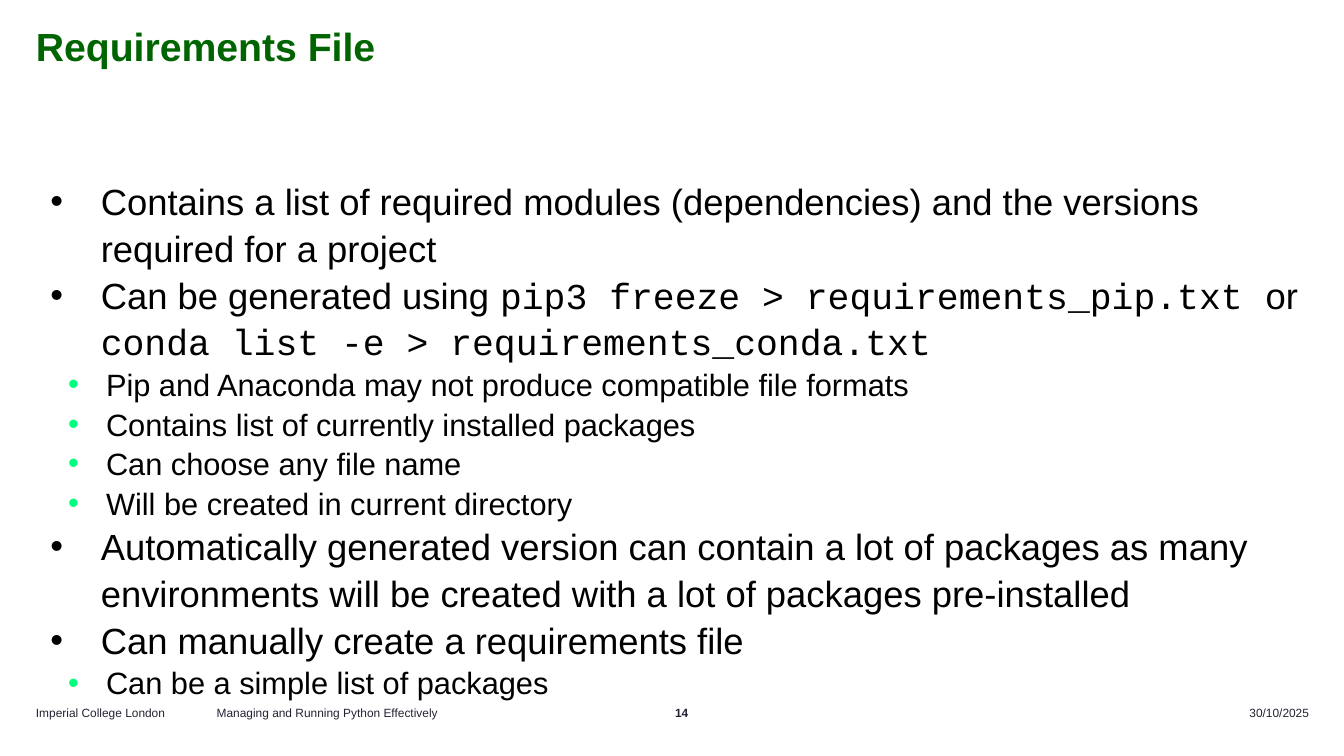
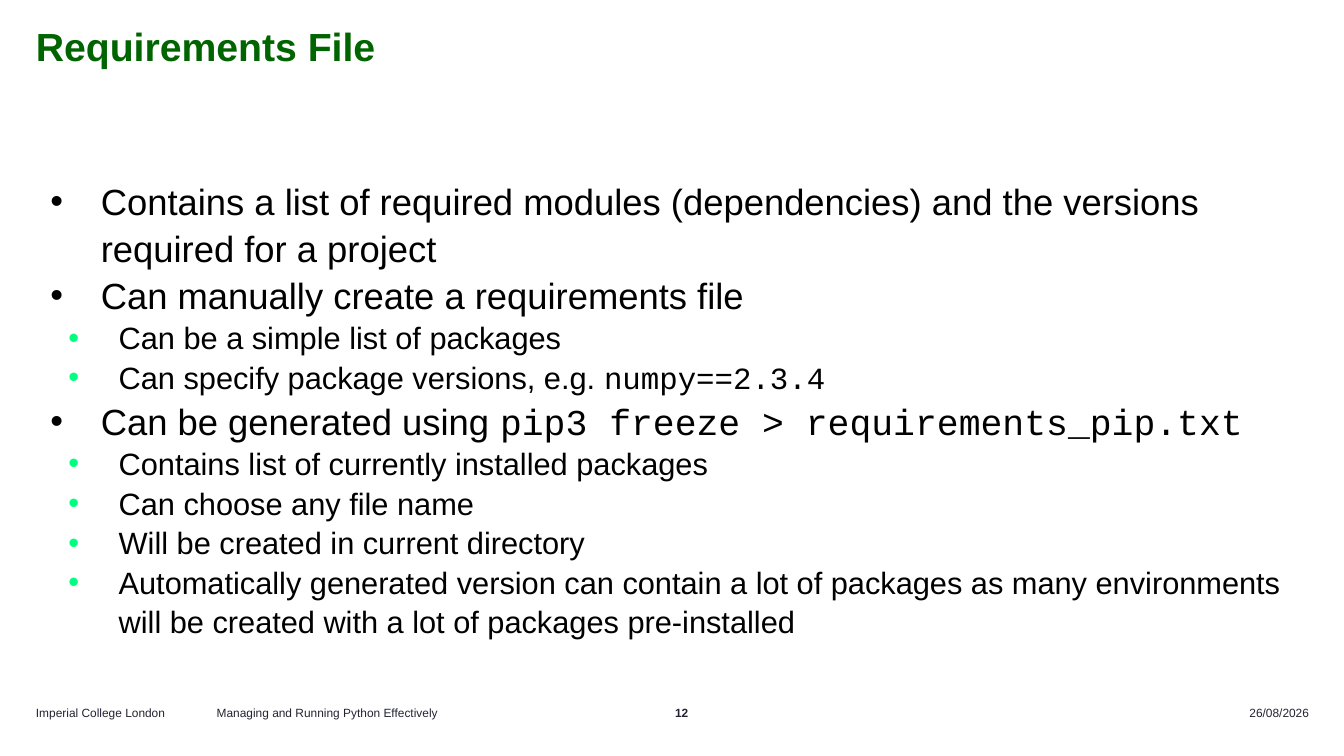
Before and after one commit to ImperialCollegeLondon/RCDS-managing-and-running-python-effectively, a slide deck: slide 12 of Managing and Running Python Effectively.pptx (slide 14 before the commit). Drawn at 1344x756 pixels with LibreOffice and Linux fonts; fonts in the diff are those of the drawing. Boxes give left, top, right and bottom in pixels: in the first picture for what was removed or moved away, otherwise in the second. Text is boxed around its words. In the diff, an @@ line names an element or a change of style, - is before the commit and + after.

```diff
--- a/Managing and Running Python Effectively.pptx
+++ b/Managing and Running Python Effectively.pptx
@@ text at <box>101,282,1243,443</box>: text changed @@
-• Can be generated using pip3 freeze > requirements_pip.txt or conda list -e > requirements_conda.txt
-    • Pip and Anaconda may not produce compatible file formats
+• Can manually create a requirements file
+    • Can be a simple list of packages
+    • Can specify package versions, e.g. numpy==2.3.4
+  • Can be generated using pip3 freeze > requirements_pip.txt
@@ text at <box>119,452,1280,639</box>: size 26 to 22 pt in "Automatically generated version can contain a lot ..."; indent changed; list level 1 to 3 in "Automatically generated version can contain ..." @@
@@ text at <box>101,627,744,661</box>: paragraphs removed @@
-• Can manually create a requirements file
-    • Can be a simple list of packages
@@ page number at <box>675,708,688,717</box>: text changed @@
-14
+12
@@ text at <box>1249,708,1309,717</box>: text changed @@
-30/10/2025
+26/08/2026
```
Also in this commit, not shown: 26 other slides changed, 6 slides removed, 4 other files.
